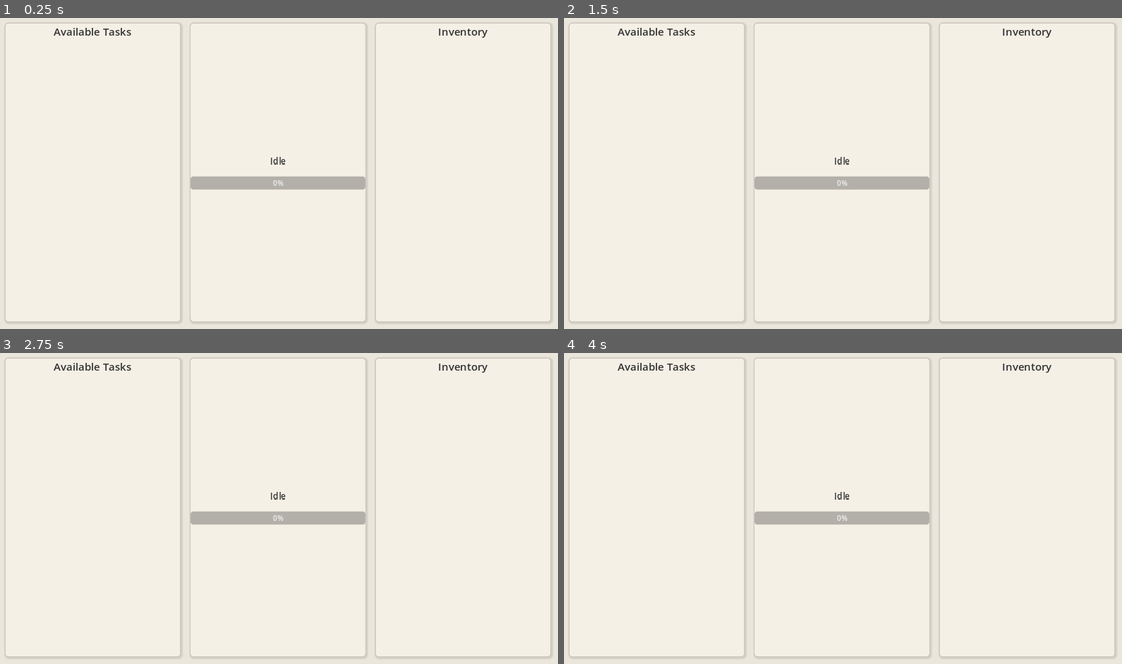
Above: before the commit, frames 1-4 (two rows, left to right).
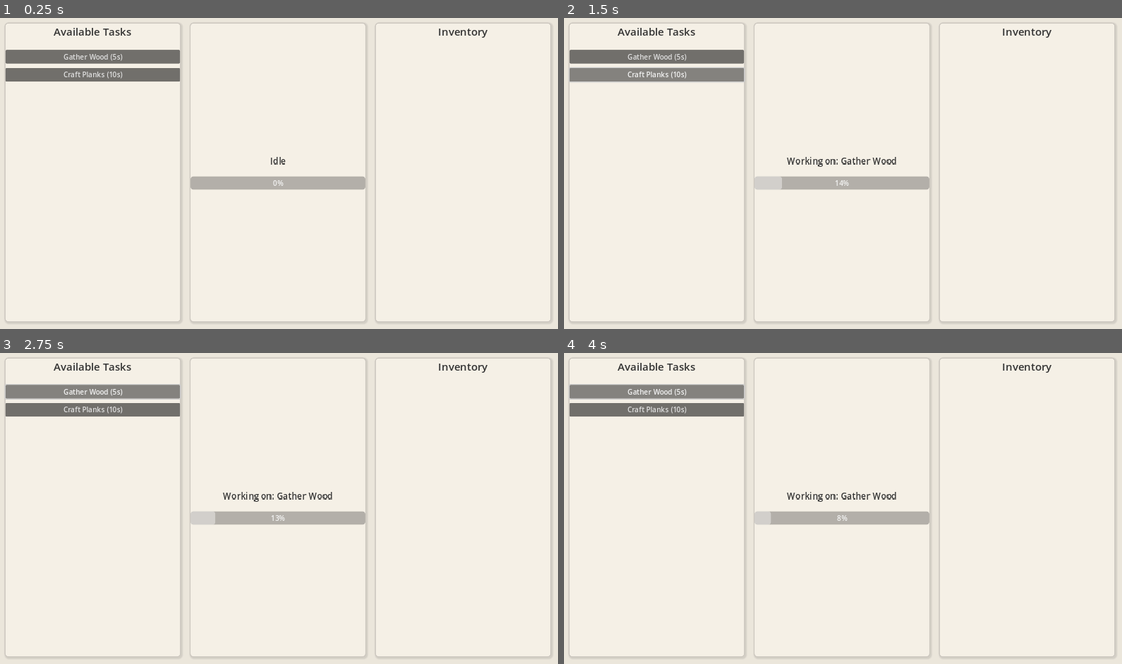
Above: after the commit, the same moments.

Repository: MusTea200/AfkUpgrade
Game: Godot game, scene res://Main.tscn
Two runs of this game, one before a commit and one after it. Both use one fixed random seed, a clock stepped at 60 frames per second and the inputs below.
Inputs (mouse positions are in pixels of both pictures, inside the frame that each line leads up to):
- Up to frame 1 (0.25 s): no input
- Up to frame 2 (1.5 s): click (658, 55) at 0.5 s, where only the run after the commit has a clickable "Gather Wood (5s)"; click (658, 73) at 1.25 s, where only the run after the commit has a clickable "Craft Planks (10s)"
- Up to frame 3 (2.75 s): click (94, 390) at 2 s, where only the run after the commit has a clickable "Gather Wood (5s)"
- Up to frame 4 (4 s): click (658, 408) at 2.75 s, where only the run after the commit has a clickable "Craft Planks (10s)"; click (658, 390) at 3.5 s, where only the run after the commit has a clickable "Gather Wood (5s)"

The runs differ from the first frame. In frame 1, 2.7% of the frame differs, in the area x 1-33%, y 10-21%; in frame 2, 3.3%, in the area x 1-60%, y 10-56%; in frame 3, 3.3%; in frame 4, 3.2%.
Error before the commit: Invalid assignment of property or key 'available_tasks' with value of type 'Array' on a base object of type 'Node (TaskTree.gd)'. (res://Main.gd:35)

Commit message:
fix: resolve null instances and array type mismatches with defensive code
Co-authored-by: MusTea200 <172600404+MusTea200@users.noreply.github.com>

Diff:
--- a/Main.gd
+++ b/Main.gd
@@ -2,91 +2,114 @@
 
 @onready var inventory_panel = $UI/InventoryPanel/VBoxContainer
 @onready var task_panel = $UI/TaskPanel/VBoxContainer
-@onready var progress_bar = $UI/CurrentTaskPanel/ProgressBar
-@onready var current_task_label = $UI/CurrentTaskPanel/Label
+@onready var progress_bar = $UI/CurrentTaskPanel/VBoxContainer/ProgressBar
+@onready var current_task_label = $UI/CurrentTaskPanel/VBoxContainer/Label
 
 var active_tree: Node = null
 
 func _ready():
 	InventoryManager.inventory_changed.connect(_on_inventory_changed)
 
-	# Create a dummy TaskTree for testing
+	# Create a dummy TaskTree for testing safely
 	var mining_tree = load("res://TaskTree.tscn").instantiate()
-	mining_tree.name = "MiningTree"
-	add_child(mining_tree)
-	active_tree = mining_tree
+	if is_instance_valid(mining_tree):
+		mining_tree.name = "MiningTree"
+		add_child(mining_tree)
+		active_tree = mining_tree
 
-	# Create dummy tasks
-	var gather_wood = Task.new()
-	gather_wood.task_id = "gather_wood"
-	gather_wood.task_name = "Gather Wood"
-	gather_wood.description = "Collect wood from the forest."
-	gather_wood.cycle_time = 5
-	gather_wood.output_items = {"wood": 1}
+		# Create dummy tasks
+		var gather_wood = Task.new()
+		gather_wood.task_id = "gather_wood"
+		gather_wood.task_name = "Gather Wood"
+		gather_wood.description = "Collect wood from the forest."
+		gather_wood.cycle_time = 5
+		gather_wood.output_items = {"wood": 1}
 
-	var craft_planks = Task.new()
-	craft_planks.task_id = "craft_planks"
-	craft_planks.task_name = "Craft Planks"
-	craft_planks.description = "Craft wood into planks."
-	craft_planks.cycle_time = 10
-	craft_planks.input_items = {"wood": 2}
-	craft_planks.output_items = {"planks": 1}
+		var craft_planks = Task.new()
+		craft_planks.task_id = "craft_planks"
+		craft_planks.task_name = "Craft Planks"
+		craft_planks.description = "Craft wood into planks."
+		craft_planks.cycle_time = 10
+		craft_planks.input_items = {"wood": 2}
+		craft_planks.output_items = {"planks": 1}
 
-	mining_tree.available_tasks = [gather_wood, craft_planks]
+		# Defensive array assignment to avoid typing conflicts in GDScript 4
+		var tasks: Array[Task] = []
+		tasks.append(gather_wood)
+		tasks.append(craft_planks)
+		mining_tree.available_tasks = tasks
 
-	mining_tree.task_started.connect(_on_task_started)
-	mining_tree.task_completed.connect(_on_task_completed)
-	mining_tree.task_progressed.connect(_on_task_progressed)
+		mining_tree.task_started.connect(_on_task_started)
+		mining_tree.task_completed.connect(_on_task_completed)
+		mining_tree.task_progressed.connect(_on_task_progressed)
 
-	_populate_task_list()
+		_populate_task_list()
 
-	# If time sync fails (e.g., no internet on Android), we still need to load the save.
-	# But we won't process offline progress.
-	TimeManager.time_synced.connect(_on_time_synced)
-	TimeManager.time_sync_failed.connect(_on_time_sync_failed)
+	# Connect time signals defensively
+	if not TimeManager.time_synced.is_connected(_on_time_synced):
+		TimeManager.time_synced.connect(_on_time_synced)
+	if not TimeManager.time_sync_failed.is_connected(_on_time_sync_failed):
+		TimeManager.time_sync_failed.connect(_on_time_sync_failed)
 
 func _on_time_synced(time):
 	SaveManager.load_game()
-	if active_tree:
+	if is_instance_valid(active_tree) and active_tree.has_method("process_offline_progress"):
 		active_tree.process_offline_progress()
 
 func _on_time_sync_failed():
 	print("Time sync failed. Loading save without offline progress.")
 	SaveManager.load_game()
-	if active_tree and SaveManager.current_task_id != "":
-		# Just resume the task visually without skipping time
+	if is_instance_valid(active_tree) and SaveManager.current_task_id != "":
 		active_tree.start_task(SaveManager.current_task_id)
 
 func _populate_task_list():
+	if not is_instance_valid(task_panel):
+		return
+
+	# Keep the title and separator, remove only old buttons
 	for child in task_panel.get_children():
-		child.queue_free()
+		if child is Button:
+			child.queue_free()
 
-	if not active_tree:
+	if not is_instance_valid(active_tree):
 		return
 
 	for task in active_tree.available_tasks:
-		var btn = Button.new()
-		btn.text = task.task_name + " (" + str(task.cycle_time) + "s)"
-		btn.pressed.connect(func(): active_tree.start_task(task.task_id))
-		task_panel.add_child(btn)
+		if is_instance_valid(task):
+			var btn = Button.new()
+			btn.text = str(task.task_name) + " (" + str(task.cycle_time) + "s)"
+			# Using bind carefully
+			btn.pressed.connect(func(t_id=task.task_id):
+				if is_instance_valid(active_tree):
+					active_tree.start_task(t_id)
+			)
+			task_panel.add_child(btn)
 
 func _on_inventory_changed():
+	if not is_instance_valid(inventory_panel):
+		return
+
+	# Clear old items, keep headers
 	for child in inventory_panel.get_children():
-		child.queue_free()
+		if child is Label and child.name != "Title":
+			child.queue_free()
 
 	var items = InventoryManager.get_all_items()
 	for item_id in items:
 		var lbl = Label.new()
-		lbl.text = item_id.capitalize() + ": " + str(items[item_id])
-		# Modern paper styling
+		lbl.name = "Item_" + item_id
+		lbl.text = str(item_id).capitalize() + ": " + str(items[item_id])
 		lbl.add_theme_color_override("font_color", Color(0.2, 0.2, 0.2))
 		inventory_panel.add_child(lbl)
 
 func _on_task_started(task: Task):
-	current_task_label.text = "Working on: " + task.task_name
+	if is_instance_valid(current_task_label) and is_instance_valid(task):
+		current_task_label.text = "Working on: " + str(task.task_name)
 
 func _on_task_completed(task: Task, cycles: int):
-	print("Completed ", cycles, " of ", task.task_name)
+	if is_instance_valid(task):
+		print("Completed ", cycles, " of ", task.task_name)
 
 func _on_task_progressed(progress: float):
-	progress_bar.value = progress * 100
+	if is_instance_valid(progress_bar):
+		progress_bar.value = progress * 100
--- a/TaskTree.gd
+++ b/TaskTree.gd
@@ -12,24 +12,26 @@
 	_task_timer = Timer.new()
 	_task_timer.one_shot = false
 	add_child(_task_timer)
-	_task_timer.timeout.connect(_on_task_cycle_complete)
+	if not _task_timer.timeout.is_connected(_on_task_cycle_complete):
+		_task_timer.timeout.connect(_on_task_cycle_complete)
 
 func start_task(task_id: String):
-	if active_task != null:
+	if is_instance_valid(active_task):
 		stop_task()
 
 	for task in available_tasks:
-		if task.task_id == task_id:
+		if is_instance_valid(task) and task.task_id == task_id:
 			if task.can_start():
 				active_task = task
 				SaveManager.current_task_id = task_id
 				SaveManager.task_start_time = TimeManager.get_current_time()
 
-				# Deduct initial inputs if any (this is per cycle in real implementation, but for simplicity here)
 				for item in active_task.input_items:
 					InventoryManager.remove_item(item, active_task.input_items[item])
 
-				_task_timer.start(active_task.cycle_time)
+				if is_instance_valid(_task_timer):
+					_task_timer.start(active_task.cycle_time)
+
 				task_started.emit(active_task)
 				print("Started task: ", active_task.task_name)
 			else:
@@ -37,42 +39,38 @@
 			return
 
 func stop_task():
-	if active_task:
-		# Refund items if a cycle was interrupted
-		if not _task_timer.is_stopped() and _task_timer.time_left > 0:
+	if is_instance_valid(active_task):
+		if is_instance_valid(_task_timer) and not _task_timer.is_stopped() and _task_timer.time_left > 0:
 			for item in active_task.input_items:
 				InventoryManager.add_item(item, active_task.input_items[item])
 
-		_task_timer.stop()
+		if is_instance_valid(_task_timer):
+			_task_timer.stop()
+
 		print("Stopped task: ", active_task.task_name)
 		active_task = null
 		SaveManager.current_task_id = ""
 		SaveManager.task_start_time = 0
 
 func _on_task_cycle_complete():
-	if not active_task:
+	if not is_instance_valid(active_task):
 		return
 
-	# 1. Give outputs for the cycle that just completed
 	for item in active_task.output_items:
 		InventoryManager.add_item(item, active_task.output_items[item])
 
 	task_completed.emit(active_task, 1)
-
-	# Fix: Advance the task_start_time so that leaving the game online
-	# then going offline doesn't re-calculate rewards for the online portion.
 	SaveManager.task_start_time = TimeManager.get_current_time()
 
-	# 2. Check if we have enough inputs for the next cycle
 	if not active_task.can_start():
 		print("Task stopped: Not enough resources for next cycle.")
 		active_task = null
 		SaveManager.current_task_id = ""
 		SaveManager.task_start_time = 0
-		_task_timer.stop()
+		if is_instance_valid(_task_timer):
+			_task_timer.stop()
 		return
 
-	# 3. Deduct inputs for the NEXT cycle
 	for item in active_task.input_items:
 		InventoryManager.remove_item(item, active_task.input_items[item])
 
@@ -82,11 +80,11 @@
 
 	var task_to_resume: Task = null
 	for t in available_tasks:
-		if t.task_id == SaveManager.current_task_id:
+		if is_instance_valid(t) and t.task_id == SaveManager.current_task_id:
 			task_to_resume = t
 			break
 
-	if not task_to_resume:
+	if not is_instance_valid(task_to_resume):
 		return
 
 	var current_time = TimeManager.get_current_time()
@@ -94,27 +92,19 @@
 		return
 
 	var elapsed_time = current_time - SaveManager.task_start_time
-
-	# Cap the time at max_duration (e.g., 24 hours)
 	var max_time_remaining = task_to_resume.max_duration
 	elapsed_time = min(elapsed_time, max_time_remaining)
 
 	if elapsed_time <= 0:
 		return
 
-	# Because start_task deducted inputs for the first cycle, we assume at least one cycle was running.
-	# Let's completely recalculate based on total time elapsed since task started.
-
 	var cycles_completed = int(elapsed_time / task_to_resume.cycle_time)
 
-	# The first cycle's inputs were already deducted when the task started.
-	# We process the first cycle completion:
 	if cycles_completed > 0:
-		var actual_cycles = 1 # first cycle
+		var actual_cycles = 1
 		for item in task_to_resume.output_items:
 			InventoryManager.add_item(item, task_to_resume.output_items[item])
 
-		# Process remaining cycles
 		for i in range(1, cycles_completed):
 			if task_to_resume.can_start():
 				for item in task_to_resume.input_items:
@@ -128,37 +118,34 @@
 
 		task_completed.emit(task_to_resume, actual_cycles)
 
-		# Resume if we still can
 		if task_to_resume.can_start():
-			# Keep track of fractional time left for the next cycle
 			var leftover_time = elapsed_time % task_to_resume.cycle_time
-
-			# Deduct for the newly started cycle
 			for item in task_to_resume.input_items:
 				InventoryManager.remove_item(item, task_to_resume.input_items[item])
 
 			active_task = task_to_resume
 			SaveManager.current_task_id = active_task.task_id
-			# Set start time considering the leftover fractional progress
 			SaveManager.task_start_time = TimeManager.get_current_time() - leftover_time
-			_task_timer.start(active_task.cycle_time - leftover_time)
+
+			if is_instance_valid(_task_timer):
+				_task_timer.start(active_task.cycle_time - leftover_time)
+
 			task_started.emit(active_task)
 			print("Resumed task: ", active_task.task_name)
 		else:
 			SaveManager.current_task_id = ""
 			SaveManager.task_start_time = 0
 	else:
-		# Didn't even finish 1 cycle offline, resume it with elapsed time
 		active_task = task_to_resume
 		SaveManager.current_task_id = active_task.task_id
 
-		# We don't deduct inputs here because they were deducted before they went offline
-		# We just fast forward the timer.
-		_task_timer.start(task_to_resume.cycle_time - elapsed_time)
+		if is_instance_valid(_task_timer):
+			_task_timer.start(task_to_resume.cycle_time - elapsed_time)
+
 		task_started.emit(active_task)
 		print("Resumed task: ", active_task.task_name, " (partial cycle)")
 
 func _process(delta):
-	if active_task and not _task_timer.is_stopped():
+	if is_instance_valid(active_task) and is_instance_valid(_task_timer) and not _task_timer.is_stopped():
 		var progress = 1.0 - (_task_timer.time_left / _task_timer.wait_time)
 		task_progressed.emit(progress)
Not shown, added: DEV_MEMORY.md
